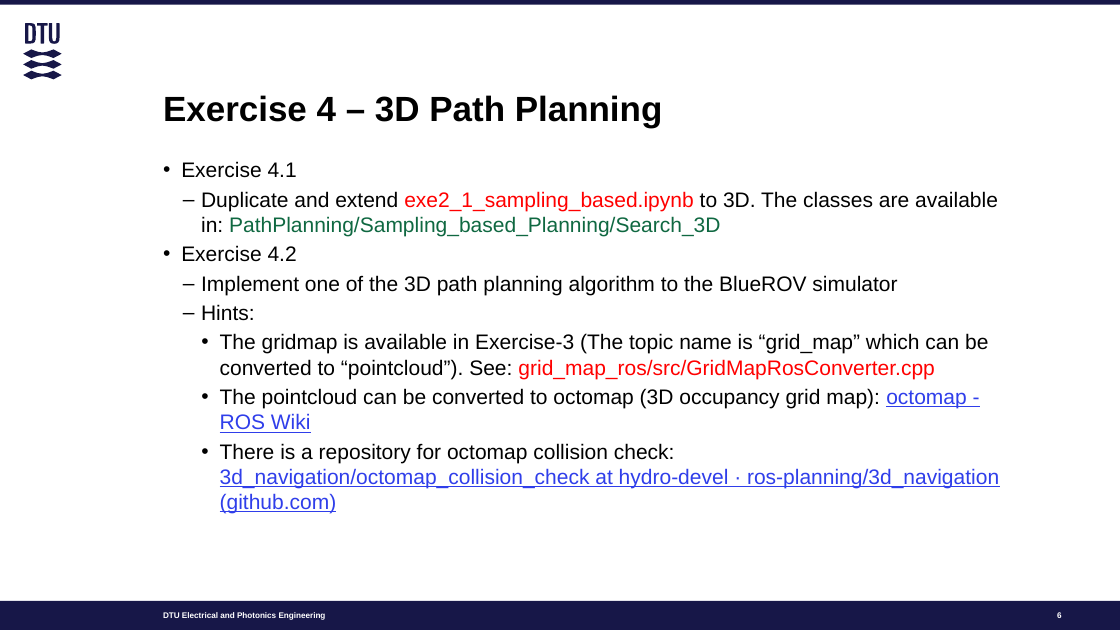
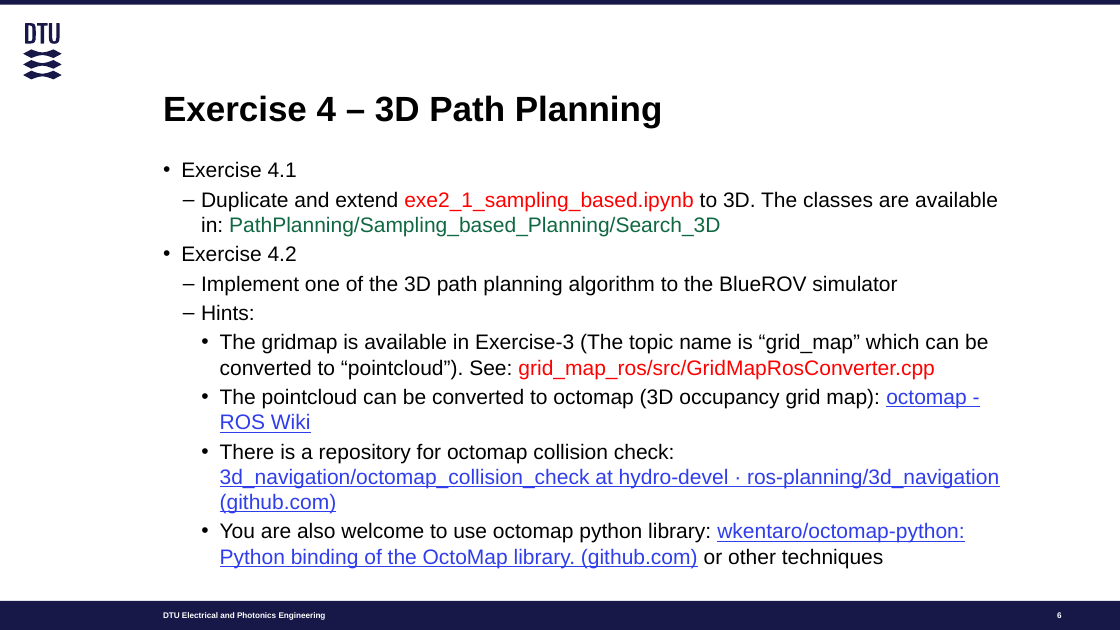
Before and after one commit to schollenkopf/MarineRoboticsTeam1, a slide deck: slide 6 of Slides/T3 - Path Planning.pptx. Drawn at 1120x630 pixels with LibreOffice and Linux fonts; fonts in the diff are those of the drawing. Boxes give left, top, right and bottom in pixels: in the first picture for what was removed or moved away, otherwise in the second. Text is boxed around its words. In the diff, an @@ line names an element or a change of style, - is before the commit and + after.

```diff
--- a/Slides/T3 - Path Planning.pptx
+++ b/Slides/T3 - Path Planning.pptx
@@ text at box(220, 522, 964, 568): paragraph added @@
+    • You are also welcome to use octomap python library: wkentaro/octomap-python: Python binding of the OctoMap library. (github.com) or other techniques
```
Also in this commit, not shown: 1 other slide changed, 3 other files.
